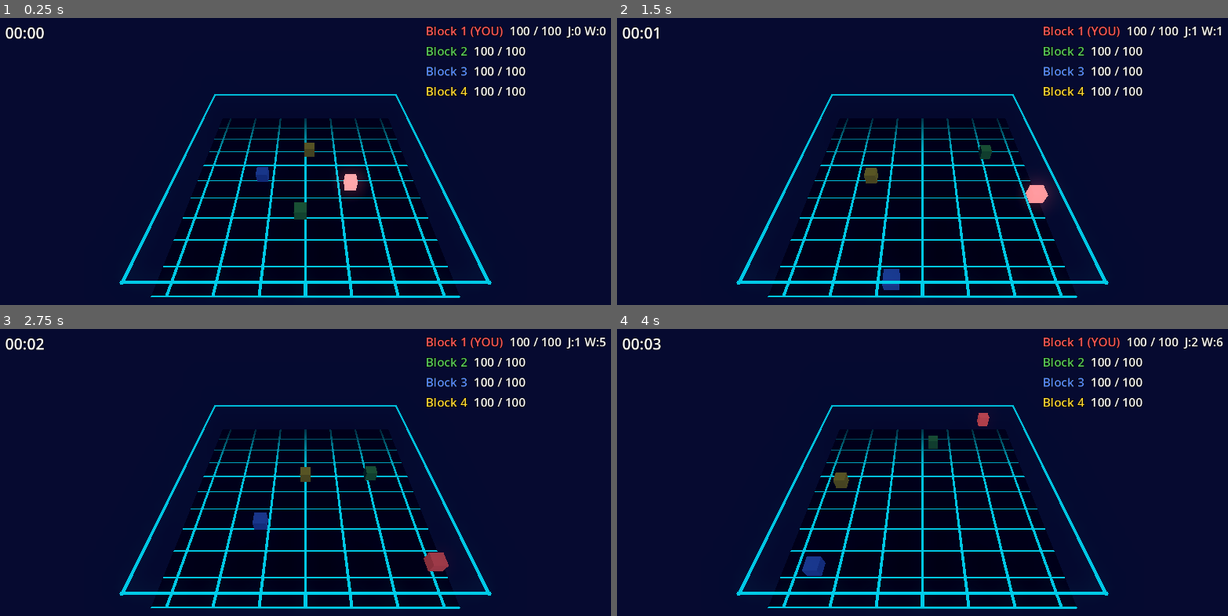
Above: before the commit, frames 1-4 (two rows, left to right).
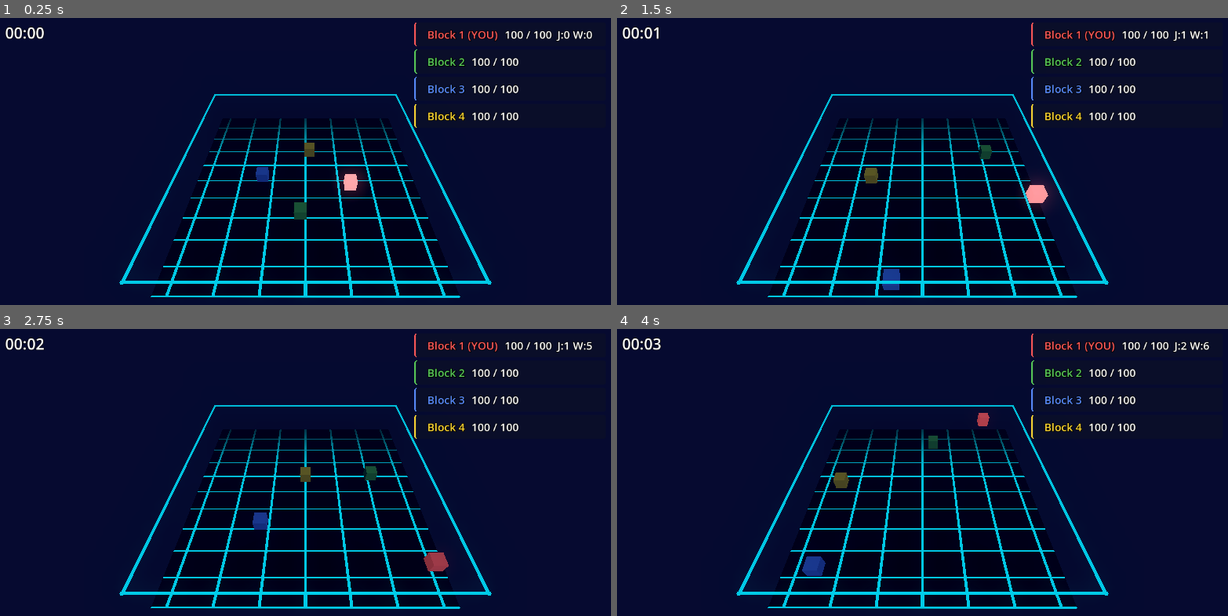
Above: after the commit, the same moments.

Repository: dsarno/save-system-godot-claude
Game: Godot game, scene res://game/game_main.tscn
Two runs of this game, one before a commit and one after it. Both use one fixed random seed, a clock stepped at 60 frames per second and the inputs below.
Inputs:
- Up to frame 1 (0.25 s): no input
- Up to frame 2 (1.5 s): hold D (move_right) 0.53-1.28 s; tap Space (jump) at 0.6, 0.77, 1.07, 1.35 s; hold S (move_back) from 1.28 s (still down)
- Up to frame 3 (2.75 s): tap Space (jump) at 1.52, 1.82, 2.1 s; release S (move_back) at 2.03 s; hold D (move_right) from 2.03 s (still down)
- Up to frame 4 (4 s): release D (move_right) at 2.78 s; hold W (move_forward) 2.78-3.53 s; tap Space (jump) at 2.85, 3.02, 3.32, 3.6, 3.77 s; hold A (move_left) from 3.53 s (still down)

The runs differ from the first frame. In frame 1, 2.2% of the frame differs, in the area x 67-100%, y 1-39%; in frame 2, 2.1%; in frame 3, 2.2%; in frame 4, 2.2%.

Commit message:
feat: GameStats autoload, event log, UI polish + README expansion
Extensibility demos
- GameStats autoload tracks career totals games_played, wins,
  total_jumps, total_walls_bumped. Saves alongside Arena without
  the library needing any awareness of a career concept.
- Arena.event_log: array-of-dicts recording start, death, win, draw
  events with timestamp and block name. Capped at 50 entries.
  Demonstrates structured collection round-trip through the save.

UI polish
- Winner overlay redesigned as a themed Panel with Title + Subtitle +
  hint. Shows VICTORY if the player wins, KO for AI wins, DRAW for
  wipeouts.
- Per-block HP rows redesigned as PanelContainer cards with a colored
  left border matching the block color and subtle dark background.
- Slot menu footer now surfaces career stats from GameStats.

README
- Added How to run with Godot 4.6 install + launch commands.
- Added Why the save system is sophisticated section.
- Added What it is lacking section - honest list of what this is not
  (real security, migrations, async, cloud, etc).

Co-Authored-By: Claude Opus 4.7 (1M context) <noreply@anthropic.com>

Diff:
--- a/game/arena.gd
+++ b/game/arena.gd
@@ -31,6 +31,11 @@
 var blocks: Array[Block] = []
 var elapsed_seconds: float = 0.0
 var winner: Block = null
+## Running log of gameplay events (spawn, death, winner). Persists through
+## save/load as an array-of-dicts — demonstrates structured collection saves.
+## Capped at 50 entries to avoid unbounded growth across many matches.
+var event_log: Array = []
+const EVENT_LOG_MAX := 50
 
 var _block_scene: PackedScene
 
@@ -53,10 +58,23 @@
 	_clear_blocks()
 	winner = null
 	elapsed_seconds = 0.0
+	event_log.clear()
 	for i in range(num_blocks):
 		var b := _spawn_block(i)
 		blocks.append(b)
+	_log_event("start")
 	game_reset.emit()
+
+
+## Append a structured event to the log. Persisted as array-of-dicts so the
+## save system preserves the full history.
+func _log_event(kind: String, block: Node = null) -> void:
+	var entry: Dictionary = {"t": roundf(elapsed_seconds * 10.0) / 10.0, "kind": kind}
+	if block != null:
+		entry["block"] = String(block.block_name)
+	event_log.append(entry)
+	if event_log.size() > EVENT_LOG_MAX:
+		event_log = event_log.slice(event_log.size() - EVENT_LOG_MAX)
 
 
 func alive_blocks() -> Array:
@@ -88,20 +106,20 @@
 	blocks.clear()
 
 
-func _on_block_died(_block) -> void:
-	# Actual winner resolution happens in _process so death-frame ordering
-	# doesn't affect the outcome.
-	pass
+func _on_block_died(block) -> void:
+	_log_event("death", block)
 
 
 func _check_winner() -> void:
 	var alive: Array = alive_blocks()
 	if alive.size() == 1 and blocks.size() > 1:
 		winner = alive[0]
+		_log_event("win", winner)
 		winner_determined.emit(winner)
 	elif alive.size() == 0 and blocks.size() > 0:
 		winner = null
-		winner_determined.emit(null)  # draw
+		_log_event("draw")
+		winner_determined.emit(null)
 
 
 # -- Saveable contract --------------------------------------------------------
@@ -122,6 +140,7 @@
 		"num_blocks": num_blocks,
 		"blocks": entries,
 		"winner_index": winner_idx,
+		"event_log": event_log.duplicate(true),
 	}
 
 
@@ -130,6 +149,7 @@
 	winner = null
 	elapsed_seconds = float(d.get("elapsed_seconds", 0.0))
 	num_blocks = int(d.get("num_blocks", num_blocks))
+	event_log = d.get("event_log", []).duplicate(true)
 
 	var entries: Array = d.get("blocks", [])
 	for entry in entries:
--- a/game/game_main.gd
+++ b/game/game_main.gd
@@ -13,6 +13,19 @@
 	_slot_menu.new_game_requested.connect(_on_new_game)
 	_slot_menu.load_requested.connect(_on_load_requested)
 	SaveSystem.loaded.connect(_on_slot_loaded)
+	_arena.winner_determined.connect(_on_winner_determined)
+
+
+func _on_winner_determined(winner_block) -> void:
+	var player = _find_player_block()
+	GameStats.record_game_end(winner_block, player)
+
+
+func _find_player_block() -> Node:
+	for b in _arena.blocks:
+		if is_instance_valid(b) and b.is_player:
+			return b
+	return null
 
 
 func _unhandled_input(event: InputEvent) -> void:
--- /dev/null
+++ b/game/game_stats.gd
@@ -0,0 +1,46 @@
+## Career stats — a second saveable that lives alongside the Arena.
+##
+## Demonstrates adding a brand-new persisted record without touching the
+## save_system library: drop the autoload, add it to the saveable group,
+## implement save_data / load_data, done. Old saves missing these keys
+## load with zeroed stats via the .get(…, default) convention.
+extends Node
+
+const SAVE_ID := "game_stats"
+var save_id: String = SAVE_ID
+
+var games_played: int = 0
+var wins: int = 0
+var total_jumps: int = 0
+var total_walls_bumped: int = 0
+
+
+func _ready() -> void:
+	add_to_group(SaveConfig.SAVEABLE_GROUP)
+
+
+## Called by GameMain when a game ends (winner determined, even if it's a
+## draw). Folds the round's per-block numbers into the career totals.
+func record_game_end(winner_block, player_block) -> void:
+	games_played += 1
+	if winner_block != null and winner_block == player_block:
+		wins += 1
+	if player_block != null and is_instance_valid(player_block):
+		total_jumps += int(player_block.jumps)
+		total_walls_bumped += int(player_block.walls_bumped)
+
+
+func save_data() -> Dictionary:
+	return {
+		"games_played": games_played,
+		"wins": wins,
+		"total_jumps": total_jumps,
+		"total_walls_bumped": total_walls_bumped,
+	}
+
+
+func load_data(d: Dictionary) -> void:
+	games_played = int(d.get("games_played", 0))
+	wins = int(d.get("wins", 0))
+	total_jumps = int(d.get("total_jumps", 0))
+	total_walls_bumped = int(d.get("total_walls_bumped", 0))
--- a/game/hud.gd
+++ b/game/hud.gd
@@ -8,7 +8,9 @@
 
 @onready var _time_label: Label = $TimeLabel
 @onready var _block_stats: VBoxContainer = $BlockStats
-@onready var _winner_label: Label = $WinnerLabel
+@onready var _winner_panel: Panel = $WinnerPanel
+@onready var _winner_title: Label = $WinnerPanel/Margin/VBox/Title
+@onready var _winner_subtitle: Label = $WinnerPanel/Margin/VBox/Subtitle
 
 var _arena: Node = null
 var _row_by_block: Dictionary = {}
@@ -27,7 +29,7 @@
 		_arena.winner_determined.connect(_on_winner)
 		_arena.game_reset.connect(_on_game_reset)
 	_rebuild_rows()
-	_winner_label.visible = false
+	_winner_panel.visible = false
 
 
 func _process(_delta: float) -> void:
@@ -40,11 +42,11 @@
 	for b in _arena.blocks:
 		if not is_instance_valid(b):
 			continue
-		var row: HBoxContainer = _row_by_block.get(b, null)
+		var row = _row_by_block.get(b, null)
 		if row == null:
 			continue
-		var name_label: Label = row.get_node_or_null("Name")
-		var hp_label: Label = row.get_node_or_null("Hp")
+		var name_label: Label = row.find_child("Name", true, false)
+		var hp_label: Label = row.find_child("Hp", true, false)
 		if name_label != null:
 			name_label.text = b.block_name
 			name_label.add_theme_color_override("font_color", b.block_color)
@@ -61,17 +63,19 @@
 
 
 func _on_winner(block) -> void:
-	_winner_label.visible = true
+	_winner_panel.visible = true
 	if block == null:
-		_winner_label.text = "DRAW"
-		_winner_label.add_theme_color_override("font_color", Color(0.85, 0.85, 0.85))
+		_winner_title.text = "DRAW"
+		_winner_title.add_theme_color_override("font_color", Color(0.88, 0.88, 0.88))
+		_winner_subtitle.text = "no survivors"
 	else:
-		_winner_label.text = "WINNER: %s" % block.block_name
-		_winner_label.add_theme_color_override("font_color", block.block_color)
+		_winner_title.text = "VICTORY" if block.is_player else "KO"
+		_winner_title.add_theme_color_override("font_color", block.block_color)
+		_winner_subtitle.text = block.block_name
 
 
 func _on_game_reset() -> void:
-	_winner_label.visible = false
+	_winner_panel.visible = false
 	_rebuild_rows()
 
 
@@ -82,28 +86,67 @@
 	if _arena == null:
 		return
 	for b in _arena.blocks:
-		if not is_instance_valid(b):
-			continue
-		var row := HBoxContainer.new()
-		row.add_theme_constant_override("separation", 12)
-		var name_label := Label.new()
-		name_label.name = "Name"
-		name_label.text = b.block_name
-		name_label.add_theme_color_override("font_color", b.block_color)
-		name_label.add_theme_color_override("font_outline_color", Color.BLACK)
-		name_label.add_theme_constant_override("outline_size", 4)
-		name_label.add_theme_font_size_override("font_size", 22)
-		var hp_label := Label.new()
-		hp_label.name = "Hp"
-		hp_label.text = "%d / %d" % [b.hp, b.max_hp]
-		hp_label.add_theme_color_override("font_color", Color(1, 1, 1))
-		hp_label.add_theme_color_override("font_outline_color", Color.BLACK)
-		hp_label.add_theme_constant_override("outline_size", 4)
-		hp_label.add_theme_font_size_override("font_size", 22)
-		row.add_child(name_label)
-		row.add_child(hp_label)
-		_block_stats.add_child(row)
-		_row_by_block[b] = row
+		if is_instance_valid(b):
+			var row := _build_row(b)
+			_block_stats.add_child(row)
+			_row_by_block[b] = row
+
+
+## One row per block: PanelContainer with subtle card styling, inside an
+## HBoxContainer holding a colored Name label + white HP label. The Hp
+## label is looked up by name from _process to avoid holding extra refs.
+func _build_row(b: Node) -> PanelContainer:
+	var panel := PanelContainer.new()
+	panel.add_theme_stylebox_override("panel", _row_stylebox(b.block_color))
+
+	var margin := MarginContainer.new()
+	margin.add_theme_constant_override("margin_left", 12)
+	margin.add_theme_constant_override("margin_right", 12)
+	margin.add_theme_constant_override("margin_top", 4)
+	margin.add_theme_constant_override("margin_bottom", 4)
+
+	var row := HBoxContainer.new()
+	row.add_theme_constant_override("separation", 12)
+
+	row.add_child(_styled_label("Name", b.block_name, b.block_color, 20, true))
+	row.add_child(_styled_label("Hp", "%d / %d" % [b.hp, b.max_hp], Color(1, 1, 1), 20, false))
+
+	margin.add_child(row)
+	panel.add_child(margin)
+	return panel
+
+
+func _styled_label(node_name: String, text: String, color: Color, size: int, bold: bool) -> Label:
+	var label := Label.new()
+	label.name = node_name
+	label.text = text
+	label.add_theme_color_override("font_color", color)
+	label.add_theme_color_override("font_outline_color", Color.BLACK)
+	label.add_theme_constant_override("outline_size", 4)
+	label.add_theme_font_size_override("font_size", size)
+	if bold:
+		# Fake bold via slight shadow offset — real bold requires a bold
+		# font resource the project doesn't ship. Outline already gives weight.
+		label.add_theme_color_override("font_shadow_color", Color(0, 0, 0, 0.6))
+		label.add_theme_constant_override("shadow_offset_x", 1)
+		label.add_theme_constant_override("shadow_offset_y", 1)
+	return label
+
+
+func _row_stylebox(block_color: Color) -> StyleBoxFlat:
+	var sb := StyleBoxFlat.new()
+	sb.bg_color = Color(0.05, 0.07, 0.14, 0.55)
+	sb.border_color = block_color
+	sb.border_width_left = 3
+	sb.content_margin_left = 12
+	sb.content_margin_right = 12
+	sb.content_margin_top = 4
+	sb.content_margin_bottom = 4
+	sb.corner_radius_top_left = 4
+	sb.corner_radius_top_right = 4
+	sb.corner_radius_bottom_left = 4
+	sb.corner_radius_bottom_right = 4
+	return sb
 
 
 func _format_time(seconds: float) -> String:
--- a/game/hud.tscn
+++ b/game/hud.tscn
@@ -35,20 +35,47 @@
 grow_horizontal = 0
 theme_override_constants/separation = 6
 
-[node name="WinnerLabel" type="Label" parent="." unique_id=29366942]
+[node name="WinnerPanel" type="Panel" parent="." unique_id=1470888035]
 visible = false
+custom_minimum_size = Vector2(420, 180)
 layout_mode = 0
 anchor_left = 0.5
 anchor_top = 0.5
 anchor_right = 0.5
 anchor_bottom = 0.5
-offset_left = -64.0
-offset_top = -11.5
-offset_right = 64.0
-offset_bottom = 11.5
-theme_override_colors/font_color = Color(1, 1, 0.4, 1)
+
+[node name="Margin" type="MarginContainer" parent="WinnerPanel" unique_id=176093605]
+layout_mode = 0
+anchor_right = 1.0
+anchor_bottom = 1.0
+theme_override_constants/margin_left = 32
+theme_override_constants/margin_top = 24
+theme_override_constants/margin_right = 32
+theme_override_constants/margin_bottom = 24
+
+[node name="VBox" type="VBoxContainer" parent="WinnerPanel/Margin" unique_id=2021788535]
+layout_mode = 2
+theme_override_constants/separation = 10
+alignment = 1
+
+[node name="Title" type="Label" parent="WinnerPanel/Margin/VBox" unique_id=1122835190]
+layout_mode = 2
 theme_override_colors/font_outline_color = Color(0, 0, 0, 1)
-theme_override_constants/outline_size = 8
-theme_override_font_sizes/font_size = 64
-text = "WINNER: Block 1"
+theme_override_constants/outline_size = 6
+theme_override_font_sizes/font_size = 52
+text = "VICTORY"
 horizontal_alignment = 1
+
+[node name="Subtitle" type="Label" parent="WinnerPanel/Margin/VBox" unique_id=1722367361]
+layout_mode = 2
+theme_override_colors/font_color = Color(0.6509804, 0.6862745, 0.8509804, 1)
+theme_override_font_sizes/font_size = 22
+text = "Block 1 (YOU)"
+horizontal_alignment = 1
+
+[node name="Hint" type="Label" parent="WinnerPanel/Margin/VBox" unique_id=298996199]
+layout_mode = 2
+theme_override_colors/font_color = Color(0.41568628, 0.4392157, 0.6, 1)
+theme_override_font_sizes/font_size = 14
+text = "press R to play again   •   ESC for save menu"
+horizontal_alignment = 1
--- a/game/slot_menu.gd
+++ b/game/slot_menu.gd
@@ -11,6 +11,7 @@
 @onready var _rows: VBoxContainer = $Panel/Margin/VBox/RowsScroll/Rows
 @onready var _close_btn: Button = $Panel/Margin/VBox/Footer/CloseBtn
 @onready var _new_game_btn: Button = $Panel/Margin/VBox/Footer/NewGameBtn
+@onready var _career_label: Label = $Panel/Margin/VBox/CareerStats
 
 
 func _ready() -> void:
@@ -60,6 +61,12 @@
 		metas[int(meta.slot_id)] = meta
 	for slot_id in SLOT_IDS:
 		_rows.add_child(_build_row(slot_id, metas.get(slot_id, null)))
+	_career_label.text = "Career:  %d played   \u00b7   %d wins   \u00b7   %d jumps   \u00b7   %d wall bumps" % [
+		GameStats.games_played,
+		GameStats.wins,
+		GameStats.total_jumps,
+		GameStats.total_walls_bumped,
+	]
 
 
 func _build_row(slot_id: int, meta) -> Control:
--- a/game/slot_menu.tscn
+++ b/game/slot_menu.tscn
@@ -57,6 +57,12 @@
 size_flags_vertical = 3
 theme_override_constants/separation = 10
 
+[node name="CareerStats" type="Label" parent="Panel/Margin/VBox" unique_id=1156468569]
+layout_mode = 2
+theme_override_colors/font_color = Color(0.47843137, 0.50980395, 0.6784314, 1)
+theme_override_font_sizes/font_size = 13
+horizontal_alignment = 1
+
 [node name="Footer" type="HBoxContainer" parent="Panel/Margin/VBox" unique_id=1220088487]
 layout_mode = 2
 theme_override_constants/separation = 12
--- a/project.godot
+++ b/project.godot
@@ -18,6 +18,7 @@
 [autoload]
 
 SaveSystem="*res://save_system/save_system.gd"
+GameStats="*res://game/game_stats.gd"
 
 [dotnet]
 
Not shown, added: game/game_stats.gd.uid
Not shown, changed: README.md
